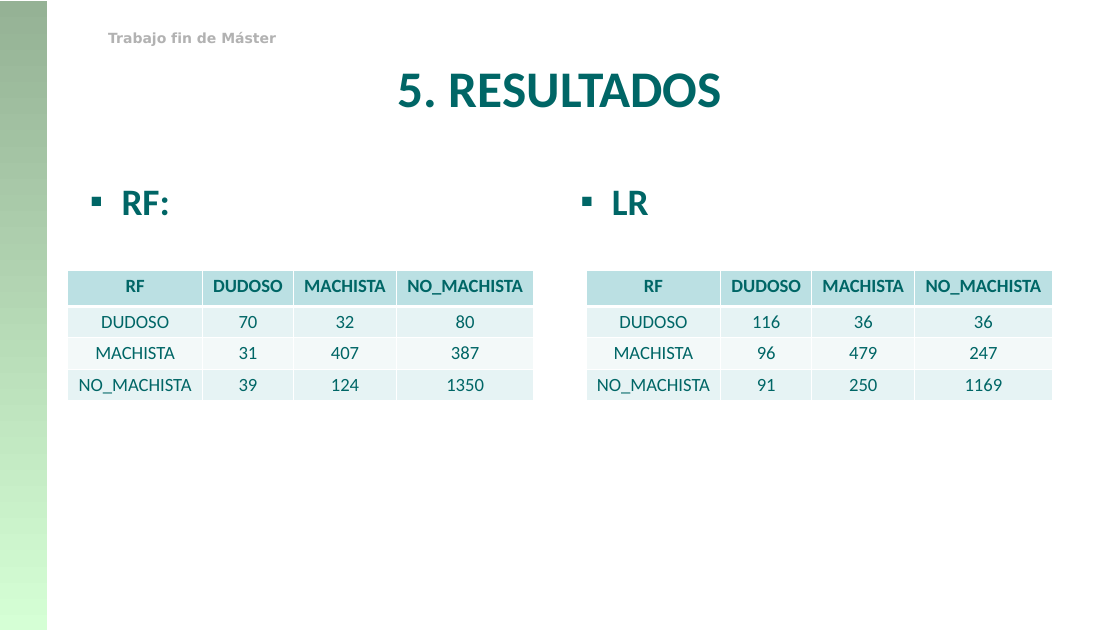
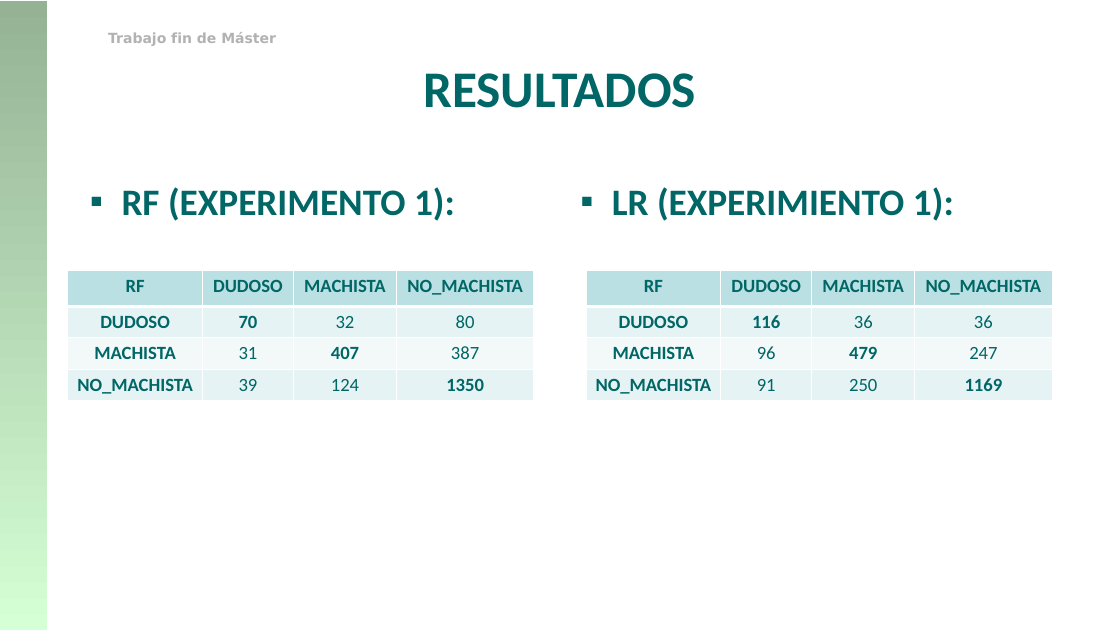
Before and after one commit to franciscorodriguez92/uned-tfm, a slide deck: slide 43 of TFM_Francisco_Rodriguez.pptx (slide 27 before the commit). Drawn at 1120x630 pixels with LibreOffice and Linux fonts; fonts in the diff are those of the drawing; background and template pictures are left out. Boxes give left, top, right and bottom in pixels: in the first picture for what was removed or moved away, otherwise in the second. Text is boxed around its words. In the diff, an @@ line names an element or a change of style, - is before the commit and + after.

```diff
--- a/TFM_Francisco_Rodriguez.pptx
+++ b/TFM_Francisco_Rodriguez.pptx
@@ text at [423,73,696,108]: text changed @@
-5. RESULTADOS
+RESULTADOS
@@ text at [122,187,455,221]: text changed @@
-▪ RF:
+▪ RF (EXPERIMENTO 1):
@@ text at [612,187,954,221]: text changed @@
-▪ LR
+▪ LR (EXPERIMIENTO 1):
@@ table at [68,270,534,399] @@
@@ bold on in "DUDOSO", "70", "MACHISTA", "407" and 2 more places @@
@@ table at [586,270,1053,399] @@
@@ bold on in "DUDOSO", "116", "MACHISTA", "479" and 2 more places @@
```
Also in this commit, not shown: 26 other slides changed, 14 slides added, 9 slides removed, 4 other files.
